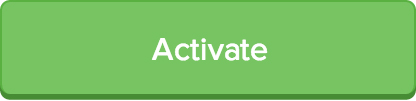
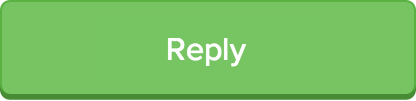
Comparing the layer stacks of the two (416, 101) images. Changes:
showed "Layer 4" over (x1=151, y1=32, x2=272, y2=67)
